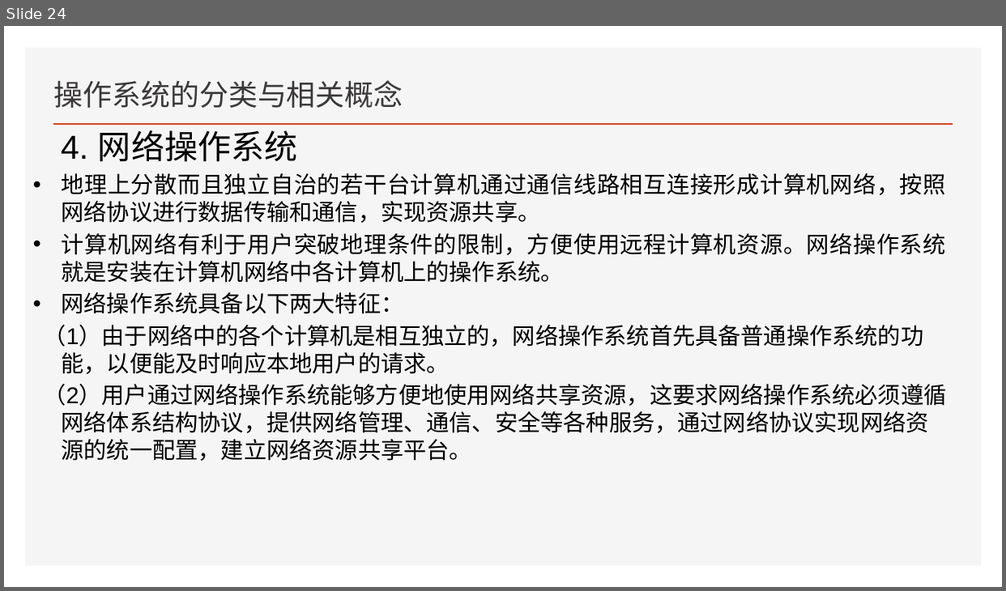
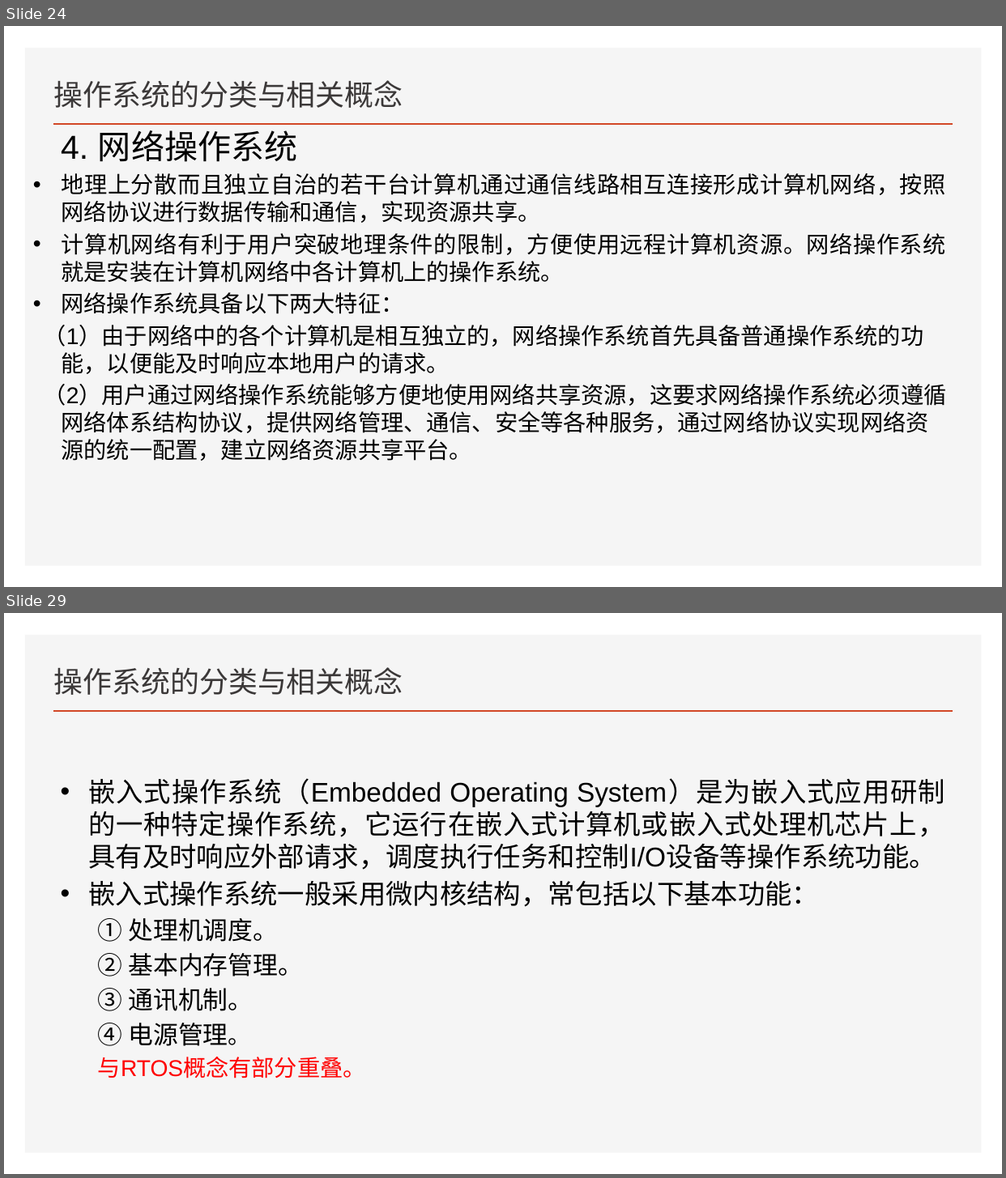
Before and after one commit to FourierAI/Operating-system, a slide deck: 导论/操作系统.pptx. Shown one above the other, each under a label of ours: slide 24 before the commit, slides 24 and 29 after it; the slides between them are not shown. The pictures are 1006x591 and 1006x1178 pixels, drawn with LibreOffice and Linux fonts; fonts in the diff are those of the drawing. Boxes give left, top, right and bottom in pixels: in the first picture for what was removed or moved away, otherwise in the second. Text is boxed around its words. In the diff, an @@ line names an element or a change of style, - is before the commit and + after.

```diff
--- a/导论/操作系统.pptx
+++ b/导论/操作系统.pptx
@@ slide 29 added at (4,613,1002,1174), background #FFFFFF; not listed: 2 template elements that a slide beside it also shows @@
@@ title added at (54,667,403,695), 28 pt, text #3B3838 @@
+操作系统的分类与相关概念
@@ text added at (88,778,945,1079), 26 pt, text #000000 @@
+• 嵌入式操作系统（Embedded Operating System）是为嵌入式应用研制的一种特定操作系统，它运行在嵌入式计算机或嵌入式处理机芯片上，具有及时响应外部请求，调度执行任务和控制I/O设备等操作系统功能。
+• 嵌入式操作系统一般采用微内核结构，常包括以下基本功能：
+  ① 处理机调度。
+  ② 基本内存管理。
+  ③ 通讯机制。
+  ④ 电源管理。
+  与RTOS概念有部分重叠。
```
Also in this commit, not shown: 2 slides changed, 18 other slides added.
